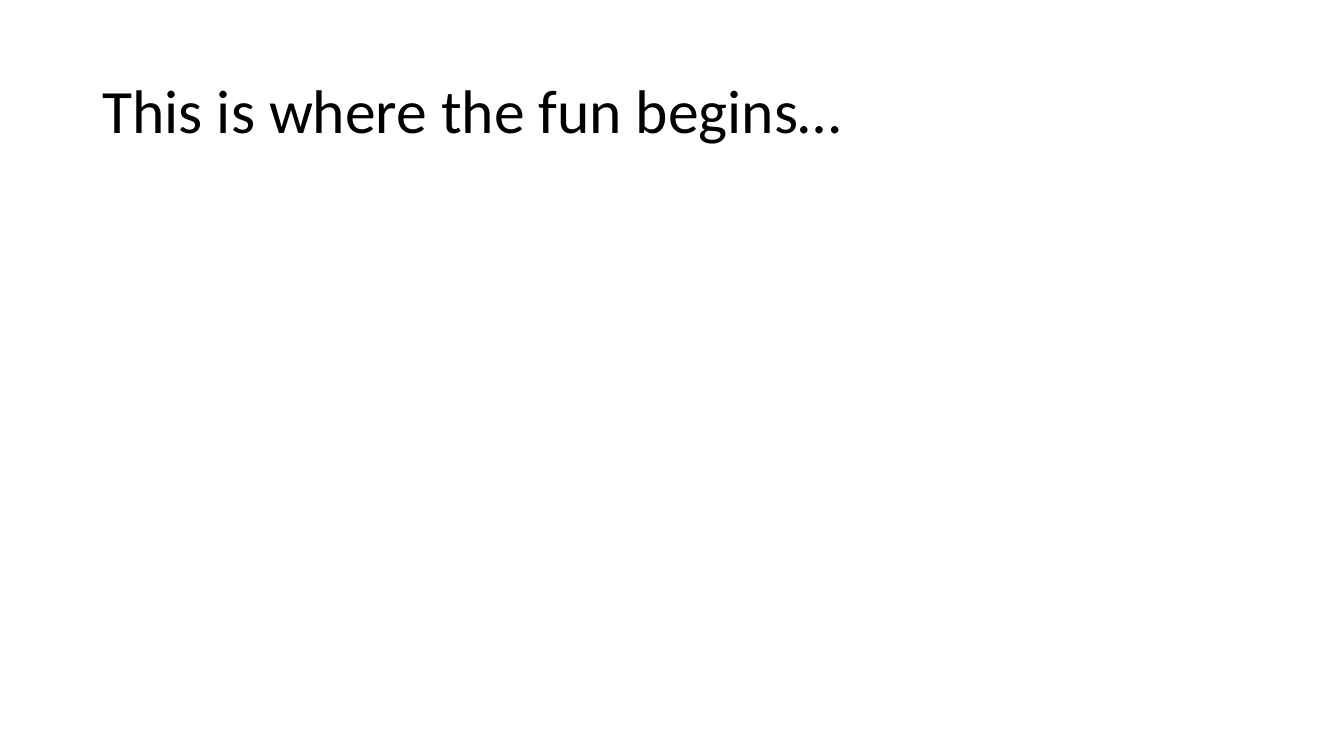
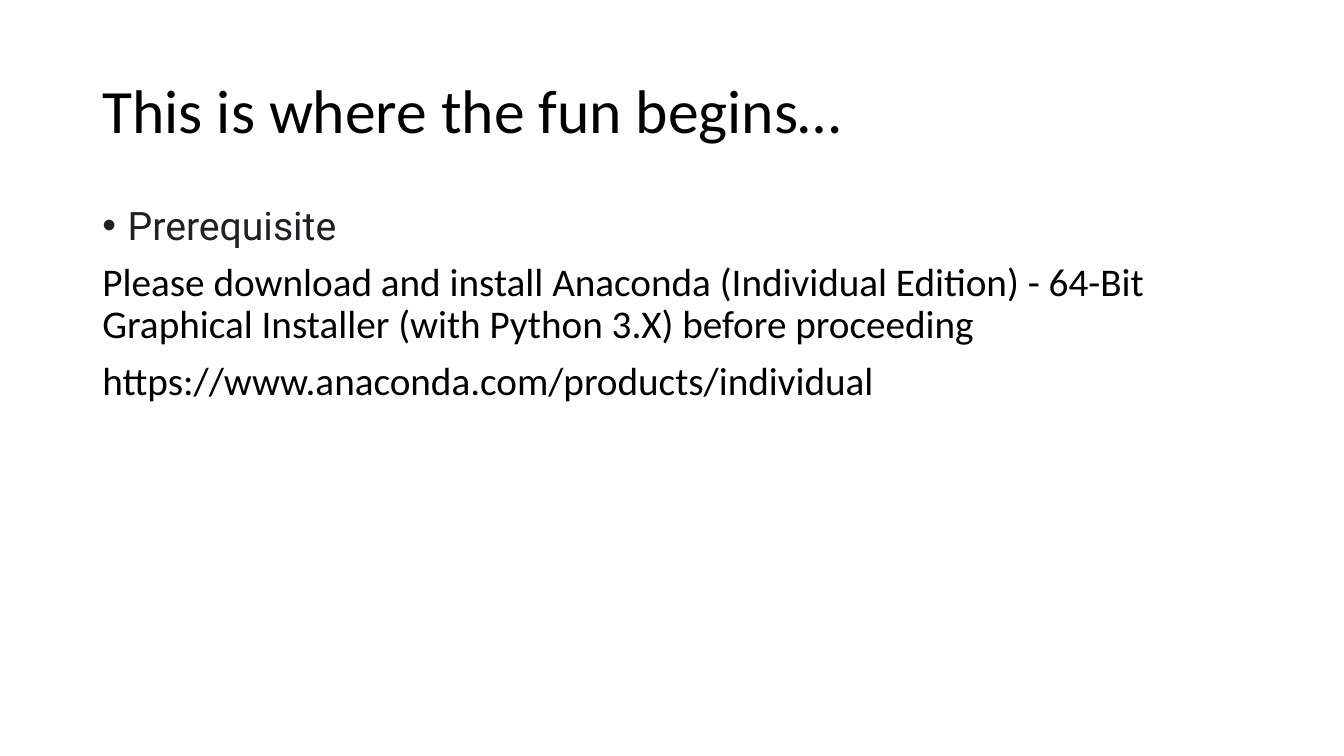
Before and after one commit to UnfairWraith/CN345, a slide deck: slide 18 of MLAI mini project.pptx (slide 20 before the commit). Drawn at 1344x756 pixels with LibreOffice and Linux fonts; fonts in the diff are those of the drawing. Boxes give left, top, right and bottom in pixels: in the first picture for what was removed or moved away, otherwise in the second. Text is boxed around its words. In the diff, an @@ line names an element or a change of style, - is before the commit and + after.

```diff
--- a/MLAI mini project.pptx
+++ b/MLAI mini project.pptx
@@ text added at <box>102,211,1144,402</box>, 28 pt, text #000000 @@
+• Prerequisite
+Please download and install Anaconda (Individual Edition) - 64-Bit Graphical Installer (with Python 3.X) before proceeding
+https://www.anaconda.com/products/individual
```
Also in this commit, not shown: 2 other slides changed, 11 slides added, 2 slides removed, 4 other files.
